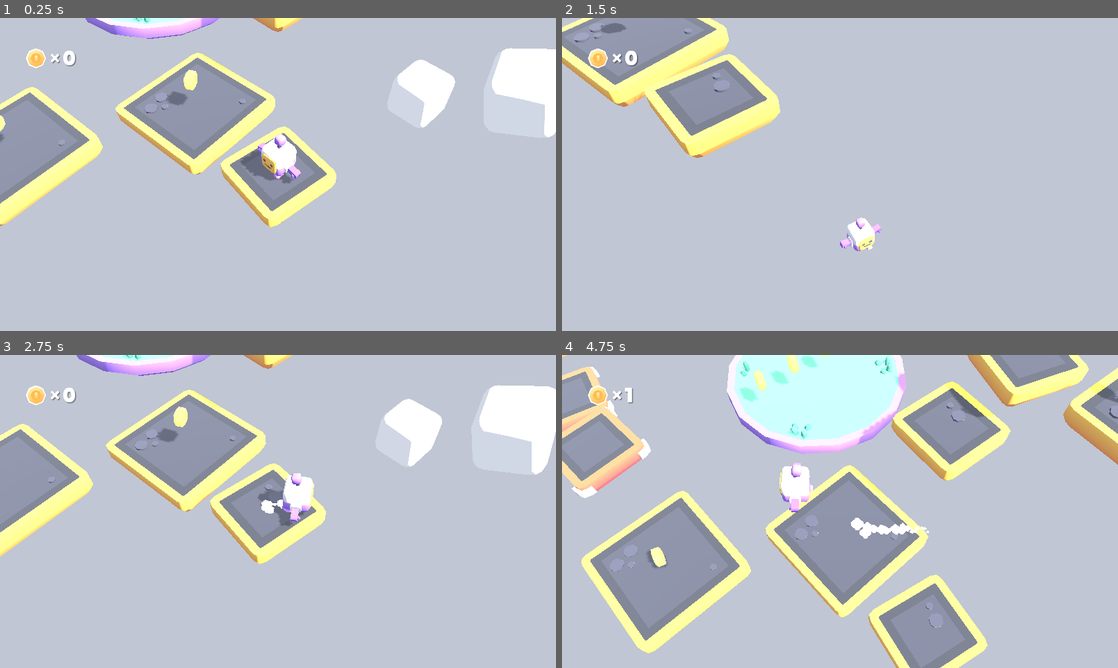
Above: before the commit, frames 1-4 (two rows, left to right).
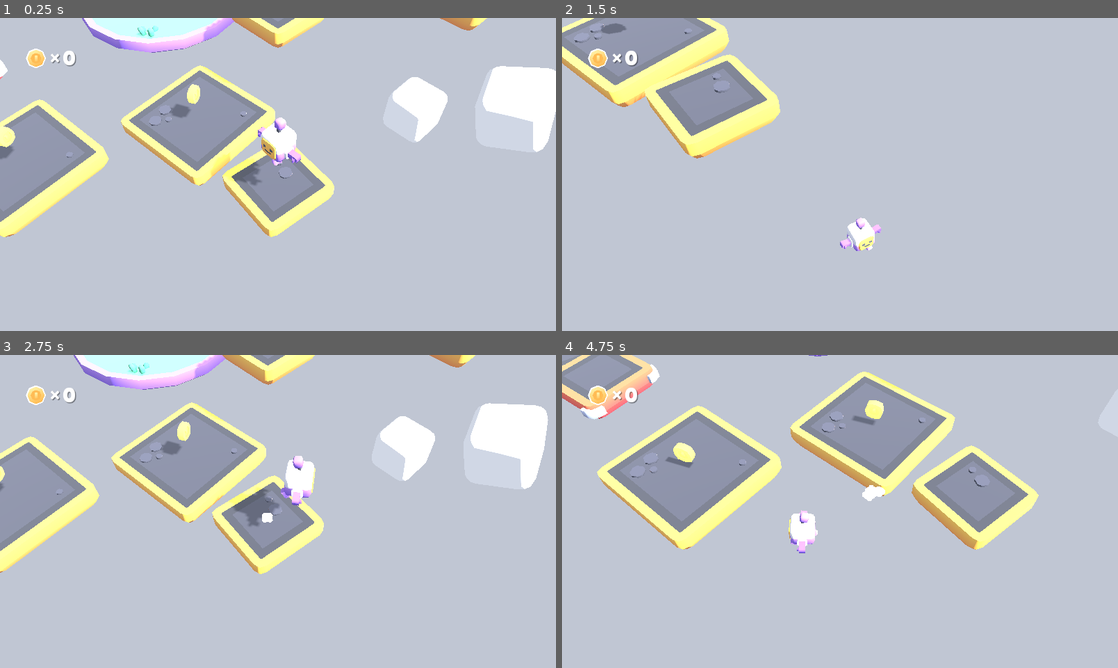
Above: after the commit, the same moments.

Repository: flower-water-games/td-shooter-systems
Game: Godot game, scene res://scenes/main.tscn
Two runs of this game, one before a commit and one after it. Both use one fixed random seed, a clock stepped at 60 frames per second and the inputs below.
Inputs:
- Up to frame 1 (0.25 s): no input
- Up to frame 2 (1.5 s): hold D (move_right) 0.53-1.28 s; hold Space (jump) 0.53-1.28 s; hold S (move_back) from 1.28 s (still down); tap Down (camera_down) at 1.35 s
- Up to frame 3 (2.75 s): tap Space (jump) at 1.52, 1.55, 1.82 s; release S (move_back) at 2.03 s; hold D (move_right) from 2.03 s (still down); hold Space (jump) from 2.03 s (still down); tap Left (camera_left) at 2.1 s
- Up to frame 4 (4.75 s): release D (move_right) at 2.78 s; release Space (jump) at 2.78 s; hold W (move_forward) 2.78-3.53 s; tap Right (camera_right) at 2.85 s; tap Space (jump) at 3.02, 3.05, 3.32, 4.35, 4.52 s; hold Space (jump) 3.53-4.28 s; hold A (move_left) from 3.53 s (still down); tap Up (camera_up) at 3.6 s

The runs differ from the first frame. In frame 1, 17% of the frame differs, in the area x 0-100%, y 0-70%; in frame 2, 0.3%; in frame 3, 17%; in frame 4, 54%, in the area x 0-100%, y 0-100%.

Commit message:
jump now using state machine

Diff:
--- a/scripts/player.gd
+++ b/scripts/player.gd
@@ -31,9 +31,8 @@
 
 func _ready() -> void:
 	var initial_states = {
-		"idle_state" : IdleState.new(),
-		# "walk_state" : WalkState.new(),
-		"jump_state" : JumpState.new()
+		"jump_state" : JumpState.new(),
+		"idle_state" : IdleState.new()
 	}
 	movement_state_machine = AbilityStateMachine.new(self, initial_states)
 	add_child(movement_state_machine)
@@ -82,6 +81,10 @@
 
 	previously_floored = is_on_floor()
 
+	movement_state_machine.current_state.update(delta)
+
+func _input(event: InputEvent) -> void:
+	movement_state_machine.current_state.handle_input(event)
 # Handle animation(s)
 
 func handle_effects():
@@ -114,21 +117,7 @@
 
 	movement_velocity = input * movement_speed * delta
 
-	# Jumping
 
-	if Input.is_action_just_pressed("jump"):
-
-		if jump_single or jump_double:
-			Audio.play("res://sounds/jump.ogg")
-
-		if jump_double:
-
-			gravity = -jump_strength
-
-			jump_double = false
-			model.scale = Vector3(0.5, 1.5, 0.5)
-
-		if(jump_single): jump()
 
 # Handle gravity
 
@@ -141,16 +130,6 @@
 		jump_single = true
 		gravity = 0
 
-# Jumping
-
-func jump():
-
-	gravity = -jump_strength
-
-	model.scale = Vector3(0.5, 1.5, 0.5)
-
-	jump_single = false;
-	jump_double = true;
 
 # Collecting coins
 
--- a/scripts/statemachine/ability_state.gd
+++ b/scripts/statemachine/ability_state.gd
@@ -11,7 +11,6 @@
 	pass
 
 func handle_input(event: InputEvent) -> void:
-
 	pass
 
 func update(delta : float) -> void:
